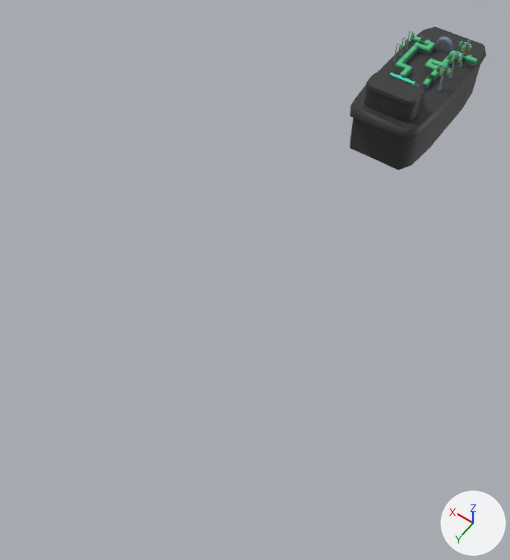
The glTF model scenes/shadowland/shadowland.glb as it was, and as the next commit left it.
Both versions are drawn from a 50 mm camera at (-250.0, 798.0, 510.0) aimed at (12.0, 431.0, -67.0). Every picture has the same lights, and +X, +Y and +Z are marked at lower right. Where no turn or scale is listed for an object, it has been applied to the vertices.

The first picture shows 'arc-ground-col', 'bridge-near-ground-col'.
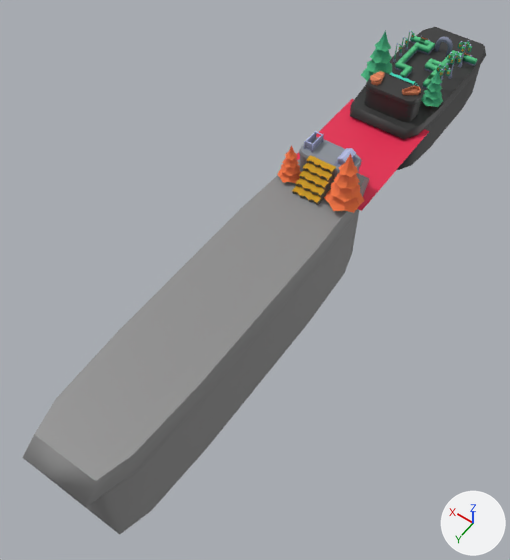
Commit message: shadowland: adding new assets

Edits to the bpy script that builds the scene:
```text
Add me_plane:
    me_plane.from_pydata([(-50.0, -75.0, 0.0), (50.0, -75.0, 0.0), (-50.0, 75.0, 0.0), (50.0, 75.0, 0.0)], [], [(0, 1, 3), (0, 3, 2)])
    me_plane.materials.append(mat_material_002)  # red #e72850
Add ob_maze_pine_l_col:
    ob_maze_pine_l_col = bpy.data.objects.new('maze-pine-l-col', me_pine_fall)  # 161 vertices, 230 faces; spans x -17.7..17.7, y -20.0..20.0, z 0.0..68.7; in mat_colormap_032 (picture img_colormap_001)
    ob_maze_pine_l_col.location = (-34.0, 343.0, -2.0)
Add ob_maze_pine_r_col:
    ob_maze_pine_r_col = bpy.data.objects.new('maze-pine-r-col', me_pine_fall_001)  # 161 vertices, 230 faces; spans x -11.8..11.8, y -13.3..13.3, z 0.0..45.8; in mat_colormap_033 (picture img_colormap_001)
    ob_maze_pine_r_col.location = (30.0, 343.0, -2.0)
Add ob_maze_ground_col:
    ob_maze_ground_col = bpy.data.objects.new('maze-ground-col', me_block_snow_long_003)  # 60 vertices, 92 faces; spans x -47.0..47.0, y -216.0..216.0, z 0.0..120.0; in mat_material (grey #8e8e8e)
    ob_maze_ground_col.location = (0.0, 498.0, -120.0)
Add ob_bridge_far_crypt_r_col:
    ob_bridge_far_crypt_r_col = bpy.data.objects.new('bridge-far-crypt-r-col', me_crypt_large)  # 190 vertices, 320 faces; spans x -5.5..5.5, y -10.5..10.5, z 0.0..10.0; in mat_colormap_034 (picture img_colormap_001)
    ob_bridge_far_crypt_r_col.location = (21.0, 316.0, 28.0)
Add ob_bridge_far_crypt_l_col:
    ob_bridge_far_crypt_l_col = bpy.data.objects.new('bridge-far-crypt-l-col', me_crypt)  # 118 vertices, 232 faces; spans x -7.5..7.5, y -11.3..11.3, z 0.0..10.6; in mat_colormap_035 (picture img_colormap_001)
    ob_bridge_far_crypt_l_col.location = (-18.0, 318.0, 29.0)
Add ob_bridge_liquid:
    ob_bridge_liquid = bpy.data.objects.new('bridge-liquid', me_plane)
    ob_bridge_liquid.location = (0.0, 257.0, -10.0)
Add ob_bridge_far_stairs_col:
    ob_bridge_far_stairs_col = bpy.data.objects.new('bridge-far-stairs-col', me_mesh_cliff_steps_stone_001)  # 124 vertices, 219 faces; spans x -15.0..15.0, y -15.0..16.5, z 0.0..30.0; in mat_stone_005 (grey #87837d), mat_grass_019 (yellow #edcd51)
    ob_bridge_far_stairs_col.location = (0.0, 346.0, 0.0)
Add ob_bridge_far_ground_col:
    ob_bridge_far_ground_col = bpy.data.objects.new('bridge-far-ground-col', me_block_snow_long_002)  # 60 vertices, 92 faces; spans x -31.2..31.2, y -16.2..16.2, z 0.0..30.0; in mat_material_001 (grey #8b9199)
    ob_bridge_far_ground_col.location = (0.0, 317.0, -1.0)
Add ob_lid:
    ob_lid = bpy.data.objects.new('lid', me_lid)  # 28 vertices, 52 faces; spans x -5.5..6.3, y -10.2..10.2, z 0.0..1.4; in mat_colormap (picture img_colormap_001)
    ob_lid.location = (22.0, 184.0, 33.0)
Add ob_bridge_near_coffin_r_col:
    ob_bridge_near_coffin_r_col = bpy.data.objects.new('bridge-near-coffin-r-col', me_coffin)  # 80 vertices, 156 faces; spans x -5.9..5.9, y -10.0..10.0, z 0.0..4.1; in mat_colormap (picture img_colormap_001)
    ob_bridge_near_coffin_r_col.location = (21.0, 184.0, 29.0)
Add ob_bridge_near_coffin_l_col:
    ob_bridge_near_coffin_l_col = bpy.data.objects.new('bridge-near-coffin-l-col', me_coffin_001)  # 80 vertices, 156 faces; spans x -8.5..8.5, y -9.2..9.2, z 0.0..4.1; in mat_colormap_031 (picture img_colormap_001)
    ob_bridge_near_coffin_l_col.location = (-19.0, 182.0, 29.0)
Add ob_pine_r_col:
    ob_pine_r_col = bpy.data.objects.new('pine-r-col', me_pine_001)  # 162 vertices, 230 faces; spans x -17.7..17.7, y -20.0..20.0, z 0.0..68.7; in mat_colormap_030 (picture img_colormap_001)
    ob_pine_r_col.location = (36.0, 152.0, 0.0)
Add ob_pine_l_col:
    ob_pine_l_col = bpy.data.objects.new('pine-l-col', me_pine)  # 162 vertices, 230 faces; spans x -11.8..11.8, y -13.3..13.3, z 0.0..45.8; in mat_colormap_029 (picture img_colormap_001)
    ob_pine_l_col.location = (-34.0, 152.0, 0.0)
```

Location of each change, (x1, y1, x2, y2) in pixels of the pictures (510 x 560 px):
'maze-ground-col', added
    after: (22, 159, 370, 534)
'bridge-liquid', added (red)
    after: (296, 99, 429, 211)
'maze-pine-l-col', added (orange)
    after: (324, 154, 364, 213)
'bridge-far-stairs-col', added
    after: (292, 155, 336, 206)
'bridge-far-ground-col', added
    after: (299, 137, 362, 182)
'pine-r-col', added (green)
    after: (361, 30, 392, 81)
'maze-pine-r-col', added (orange)
    after: (277, 145, 301, 183)
'pine-l-col', added (green)
    after: (421, 71, 443, 107)
'bridge-far-crypt-r-col', added
    after: (303, 131, 324, 153)
'bridge-far-crypt-l-col', added
    after: (334, 148, 358, 167)
'bridge-near-coffin-l-col', added
    after: (402, 86, 421, 95)
'lid', added
    after: (370, 71, 384, 82)
'bridge-near-coffin-r-col', added
    after: (371, 73, 385, 85)
